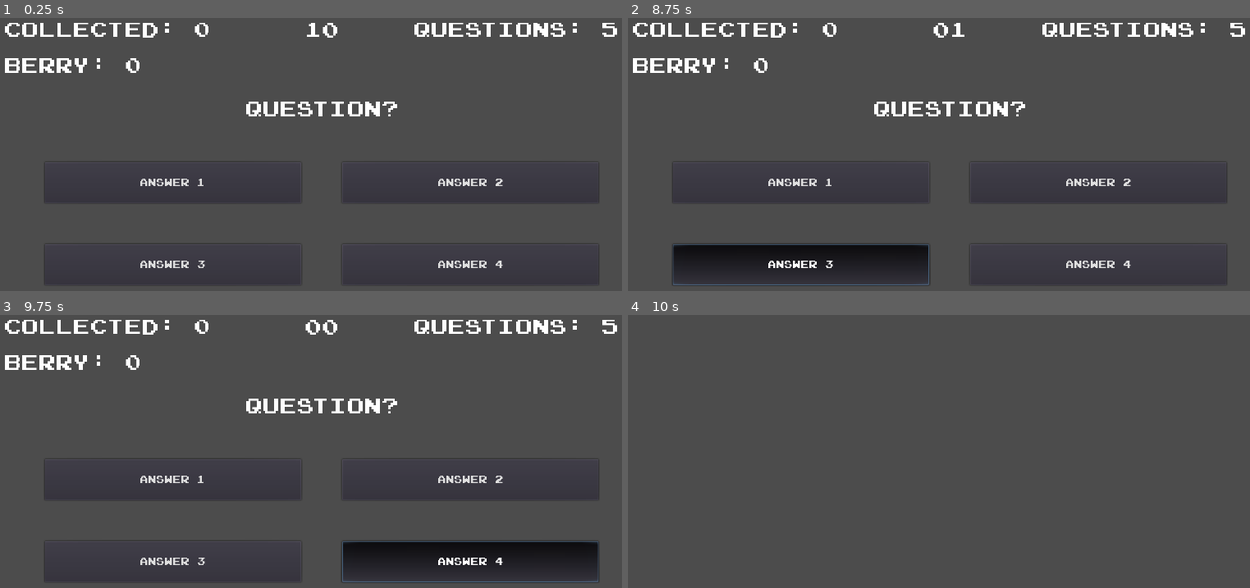
Above: before the commit, frames 1-4 (two rows, left to right).
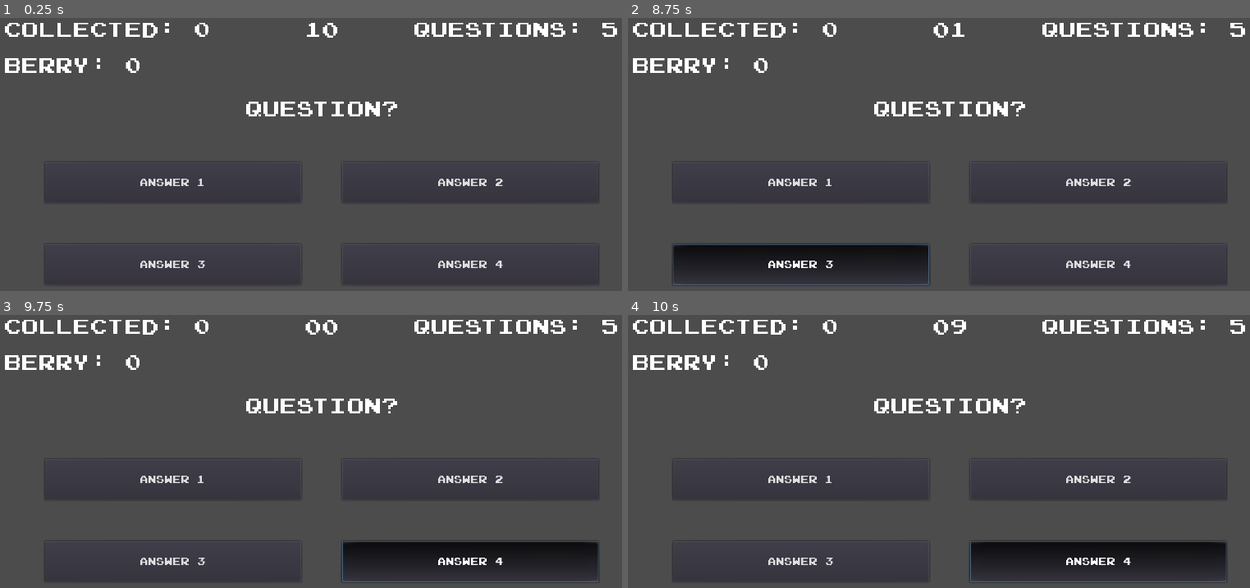
Above: after the commit, the same moments.

Repository: yosmart2499/Project-Godot
Game: Godot game, scene res://Modules/Games/Questionnaire/Game Questionnaire/GameQuestionnaire.tscn
Two runs of this game, one before a commit and one after it. Both use one fixed random seed, a clock stepped at 60 frames per second and the inputs below. This scene is started directly instead of the project's main scene.
Inputs:
- Up to frame 1 (0.25 s): no input
- Up to frame 2 (8.75 s): click "Answer 1" at 0.5 s; click "Answer 2" at 1.25 s; click "Answer 3" at 2 s; click "Answer 4" at 2.75 s; click "Answer 1" at 3.5 s; click "Answer 2" at 4.25 s; click "Answer 3" at 5 s; click "Answer 4" at 5.75 s; click "Answer 1" at 6.5 s; click "Answer 2" at 7.25 s; click "Answer 3" at 8 s
- Up to frame 3 (9.75 s): click "Answer 4" at 8.75 s; tap Enter at 9.5 s
- Up to frame 4 (10 s): no input

Frames 1-3 are identical in both runs. In frame 4, 9.6% of the frame differs, in the area x 0-100%, y 1-99%.
Error in both runs: Invalid get index '0' (on base: 'Array'). (res://Modules/Games/Questionnaire/Game)

Commit message:
Questionnaire Game Update

Diff:
--- a/_04. Alat Bantu Baca Tulis/Assets/Resources/screen_navigator.tres
+++ b/_04. Alat Bantu Baca Tulis/Assets/Resources/screen_navigator.tres
@@ -10,6 +10,7 @@
 [ext_resource path="res://Modules/Games/Questionnaire/Add Questionnaire/AddQuestionnaire.tscn" type="PackedScene" id=8]
 [ext_resource path="res://Modules/Games/ListGame.tscn" type="PackedScene" id=9]
 [ext_resource path="res://Modules/Games/Questionnaire/Game Questionnaire/GameQuestionnaire.tscn" type="PackedScene" id=10]
+[ext_resource path="res://Modules/Games/Winning Screen/WinningScreen.tscn" type="PackedScene" id=11]
 
 [resource]
 script = ExtResource( 1 )
@@ -22,3 +23,4 @@
 choose_game_screen = ExtResource( 9 )
 game_questionnaire_screen = ExtResource( 10 )
 add_questionnaire_screen = ExtResource( 8 )
+winning_screen = ExtResource( 11 )
--- /dev/null
+++ b/_04. Alat Bantu Baca Tulis/Assets/Resources/student_attributes.tres
@@ -0,0 +1,7 @@
+[gd_resource type="Resource" load_steps=2 format=2]
+
+[ext_resource path="res://Script/student_attributes.gd" type="Script" id=1]
+
+[resource]
+script = ExtResource( 1 )
+berry_pocket = 0
--- a/_04. Alat Bantu Baca Tulis/Modules/Games/ListGame.gd
+++ b/_04. Alat Bantu Baca Tulis/Modules/Games/ListGame.gd
@@ -1,4 +1,4 @@
-extends Node
+extends Control
 
 func _ready():
 	if(UserAccess.user_type == UserAccess.Category.STUDENT):
--- a/_04. Alat Bantu Baca Tulis/Modules/Games/ListGame.tscn
+++ b/_04. Alat Bantu Baca Tulis/Modules/Games/ListGame.tscn
@@ -12,7 +12,9 @@
 size = 64
 font_data = ExtResource( 2 )
 
-[node name="ListGame" type="Node"]
+[node name="ListGame" type="Control"]
+anchor_right = 1.0
+anchor_bottom = 1.0
 script = ExtResource( 3 )
 
 [node name="UserLabel" type="Label" parent="."]
--- a/_04. Alat Bantu Baca Tulis/Modules/Games/Questionnaire/Game Questionnaire/GameQuestionnaire.gd
+++ b/_04. Alat Bantu Baca Tulis/Modules/Games/Questionnaire/Game Questionnaire/GameQuestionnaire.gd
@@ -1,10 +1,13 @@
 extends Control
 
 export var questionnaire_resource: Resource = preload("res://Assets/Resources/questionnaire_database.tres");
+export var student_att_resource: Resource = preload("res://Assets/Resources/student_attributes.tres");
 
 var berry_collected: int = 0;
 var predetermined_question: Array;
 var selected_index: int = 0;
+var selected_answer: int = 1;
+var item_selected: QuestionnaireItem;
 
 func _ready() -> void:
 	self.questionnaire_resource = SaveLoading.load_from_resource();
@@ -13,14 +16,15 @@
 	self.change_display();
 
 func change_display() -> void:
-	var temp_item_selected: QuestionnaireItem = self.predetermined_question[self.selected_index];
-	$BerryGet.text = "Berry: " + String(temp_item_selected.berry_weight);
+	self.item_selected = self.predetermined_question[self.selected_index];
+	$BerryCollected.text = "Collected: " + String(self.berry_collected);
+	$BerryGet.text = "Berry: " + String(self.item_selected.berry_weight);
 	$QuestionsLeft.text = "Questions: " + String(self.predetermined_question.size() - self.selected_index);
-	$VBoxContainer/Question.text = temp_item_selected.question;
-	$VBoxContainer/VBoxContainer2/CenterContainer/GridContainer/Answer.text = temp_item_selected.answers[0];
-	$VBoxContainer/VBoxContainer2/CenterContainer/GridContainer/Answer2.text = temp_item_selected.answers[1];
-	$VBoxContainer/VBoxContainer2/CenterContainer/GridContainer/Answer3.text = temp_item_selected.answers[2];
-	$VBoxContainer/VBoxContainer2/CenterContainer/GridContainer/Answer4.text = temp_item_selected.answers[3];
+	$VBoxContainer/Question.text = self.item_selected.question;
+	$VBoxContainer/VBoxContainer2/CenterContainer/GridContainer/Answer.text = self.item_selected.answers[0];
+	$VBoxContainer/VBoxContainer2/CenterContainer/GridContainer/Answer2.text = self.item_selected.answers[1];
+	$VBoxContainer/VBoxContainer2/CenterContainer/GridContainer/Answer3.text = self.item_selected.answers[2];
+	$VBoxContainer/VBoxContainer2/CenterContainer/GridContainer/Answer4.text = self.item_selected.answers[3];
 	self.unpressed_all_button();
 
 """
@@ -30,8 +34,11 @@
 
 func _on_QuestionTimer_timeout() -> void:
 	if(self.selected_index + 1 >= self.predetermined_question.size()):
-		self.queue_free();
+		self.student_att_resource.add_collected_berry(self.berry_collected);
+		UserAccess.set_screen(UserAccess.Scene.WINNING_SCREEN);
 	else:
+		if(self.selected_answer == self.item_selected.right_answer):
+			self.berry_collected += self.item_selected.berry_weight;
 		self.selected_index += 1;
 		self.change_display();
 
@@ -50,15 +57,19 @@
 func _on_Answer_pressed() -> void:
 	self.unpressed_all_button();
 	$VBoxContainer/VBoxContainer2/CenterContainer/GridContainer/Answer.pressed = true;
+	self.selected_answer = 1;
 
 func _on_Answer2_pressed():
 	self.unpressed_all_button();
 	$VBoxContainer/VBoxContainer2/CenterContainer/GridContainer/Answer2.pressed = true;
+	self.selected_answer = 2;
 
 func _on_Answer3_pressed():
 	self.unpressed_all_button();
 	$VBoxContainer/VBoxContainer2/CenterContainer/GridContainer/Answer3.pressed = true;
+	self.selected_answer = 3;
 
 func _on_Answer4_pressed():
 	self.unpressed_all_button();
 	$VBoxContainer/VBoxContainer2/CenterContainer/GridContainer/Answer4.pressed = true;
+	self.selected_answer = 4;
--- a/_04. Alat Bantu Baca Tulis/Modules/Games/Questionnaire/Game Questionnaire/GameQuestionnaire.tscn
+++ b/_04. Alat Bantu Baca Tulis/Modules/Games/Questionnaire/Game Questionnaire/GameQuestionnaire.tscn
@@ -127,22 +127,6 @@
 toggle_mode = true
 text = "Answer 4"
 
-[node name="WinningLabel" type="Label" parent="."]
-visible = false
-anchor_left = 0.5
-anchor_top = 0.5
-anchor_right = 0.5
-anchor_bottom = 0.5
-margin_left = -216.0
-margin_top = -19.5
-margin_right = 216.0
-margin_bottom = 19.5
-custom_fonts/font = SubResource( 1 )
-text = "You Won 50 berry!"
-align = 1
-valign = 1
-autowrap = true
-
 [node name="QuestionTimer" type="Timer" parent="."]
 process_mode = 0
 wait_time = 10.0
--- /dev/null
+++ b/_04. Alat Bantu Baca Tulis/Modules/Games/Winning Screen/WinningScreen.gd
@@ -0,0 +1,11 @@
+extends Control
+
+export var student_att_resource: Resource = preload("res://Assets/Resources/student_attributes.tres");
+
+func _ready():
+	if(UserAccess.user_type == UserAccess.Category.STUDENT):
+		$UserLabel.text = "Student";
+	else:
+		$UserLabel.text = "Teacher";
+	$WinningLabel.text = "You've Collected \n {0} Berry!".format([self.student_att_resource.berry_collected]);
+	self.student_att_resource.add_berry_to_pocket();
--- /dev/null
+++ b/_04. Alat Bantu Baca Tulis/Modules/Games/Winning Screen/WinningScreen.tscn
@@ -0,0 +1,39 @@
+[gd_scene load_steps=5 format=2]
+
+[ext_resource path="res://Assets/Fonts/joystix monospace.ttf" type="DynamicFontData" id=1]
+[ext_resource path="res://Modules/Games/Winning Screen/WinningScreen.gd" type="Script" id=2]
+
+[sub_resource type="DynamicFont" id=2]
+size = 48
+font_data = ExtResource( 1 )
+
+[sub_resource type="DynamicFont" id=1]
+size = 32
+font_data = ExtResource( 1 )
+
+[node name="WinningLabel" type="Control"]
+anchor_right = 1.0
+anchor_bottom = 1.0
+rect_pivot_offset = Vector2( -160, 0 )
+script = ExtResource( 2 )
+
+[node name="UserLabel" type="Label" parent="."]
+margin_right = 160.0
+margin_bottom = 58.0
+custom_fonts/font = SubResource( 2 )
+text = "User"
+
+[node name="WinningLabel" type="Label" parent="."]
+anchor_left = 0.5
+anchor_top = 0.5
+anchor_right = 0.5
+anchor_bottom = 0.5
+margin_left = -512.0
+margin_top = -40.5
+margin_right = 512.0
+margin_bottom = 40.5
+custom_fonts/font = SubResource( 1 )
+text = "You've Collected
+99 Berry!"
+align = 1
+valign = 1
--- a/_04. Alat Bantu Baca Tulis/Script/screen_resource.gd
+++ b/_04. Alat Bantu Baca Tulis/Script/screen_resource.gd
@@ -10,6 +10,7 @@
 export var choose_game_screen: PackedScene = preload("res://Modules/Games/ListGame.tscn");
 export var game_questionnaire_screen: PackedScene = preload("res://Modules/Games/Questionnaire/Game Questionnaire/GameQuestionnaire.tscn");
 export var add_questionnaire_screen: PackedScene = preload("res://Modules/Games/Questionnaire/Add Questionnaire/AddQuestionnaire.tscn");
+export var winning_screen: PackedScene = preload("res://Modules/Games/Winning Screen/WinningScreen.tscn");
 
 func produce_instance():
 	if(UserAccess.user_type == -1 && UserAccess.screen_type == -1):
@@ -30,8 +31,10 @@
 		return self.add_questionnaire_screen.instance();
 	if(UserAccess.screen_type == UserAccess.Scene.GAME_QUESTIONNAIRE):
 		return self.game_questionnaire_screen.instance();
+	if(UserAccess.screen_type == UserAccess.Scene.WINNING_SCREEN):
+		return self.winning_screen.instance();
 
-func step_back():
+func step_back() -> void:
 	if(UserAccess.screen_type == UserAccess.Scene.CHOOSE_FEATURE):
 		UserAccess.set_user(-1);
 		UserAccess.set_screen(-1);
@@ -51,5 +54,5 @@
 		UserAccess.set_screen(UserAccess.Scene.CHOOSE_FEATURE);
 	if(UserAccess.screen_type == UserAccess.Scene.ADD_QUESTIONNAIRE):
 		UserAccess.set_screen(UserAccess.Scene.GAME_LIST);
-	if(UserAccess.screen_type == UserAccess.Scene.GAME_QUESTIONNAIRE):
+	if(UserAccess.screen_type == UserAccess.Scene.WINNING_SCREEN):
 		UserAccess.set_screen(UserAccess.Scene.GAME_LIST);
--- /dev/null
+++ b/_04. Alat Bantu Baca Tulis/Script/student_attributes.gd
@@ -0,0 +1,16 @@
+extends Resource
+class_name StudentAttributes
+
+export var berry_pocket: int = 0;
+
+var berry_collected: int = 0;
+
+func add_collected_berry(value: int) -> void:
+	self.berry_collected += value;
+
+func add_berry_to_pocket() -> void:
+	self.berry_pocket += self.berry_collected;
+	self.berry_collected = 0;
+
+func deduct_berry(value: int) -> void:
+	self.berry_pocket = max(0, self.berry_pocket - value);
--- a/_04. Alat Bantu Baca Tulis/Script/user_access.gd
+++ b/_04. Alat Bantu Baca Tulis/Script/user_access.gd
@@ -3,7 +3,7 @@
 enum Category{STUDENT, TEACHER};
 enum Scene{CHOOSE_FEATURE, ADD_EDIT_DELETE, GRAPHEME_FORM,
 DISPLAY_GRAPHEME_LIST, DISPLAY_GRAPHEME_ITEM, GAME_LIST,
-ADD_QUESTIONNAIRE, GAME_QUESTIONNAIRE};
+ADD_QUESTIONNAIRE, GAME_QUESTIONNAIRE, WINNING_SCREEN};
 enum Mode{ADD, CHANGE, DELETE};
 
 var user_type: int = -1;
--- a/_04. Alat Bantu Baca Tulis/project.godot
+++ b/_04. Alat Bantu Baca Tulis/project.godot
@@ -33,13 +33,19 @@
 "class": "ScreenNavigator",
 "language": "GDScript",
 "path": "res://Script/screen_resource.gd"
+}, {
+"base": "Resource",
+"class": "StudentAttributes",
+"language": "GDScript",
+"path": "res://Script/student_attributes.gd"
 } ]
 _global_script_class_icons={
 "GraphemeItem": "",
 "OrthographyRepository": "",
 "QuestionnaireDatabase": "",
 "QuestionnaireItem": "",
-"ScreenNavigator": ""
+"ScreenNavigator": "",
+"StudentAttributes": ""
 }
 
 [application]
Not shown: 1 places in _04. Alat Bantu Baca Tulis/Assets/Resources/screen_navigator.tres that only renumber resources
